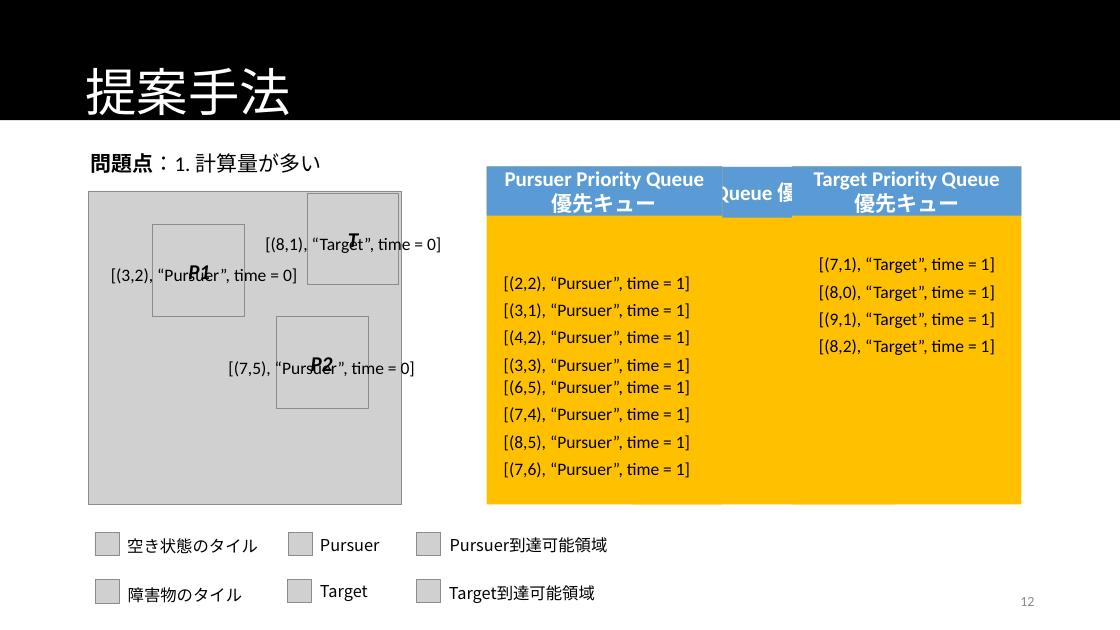
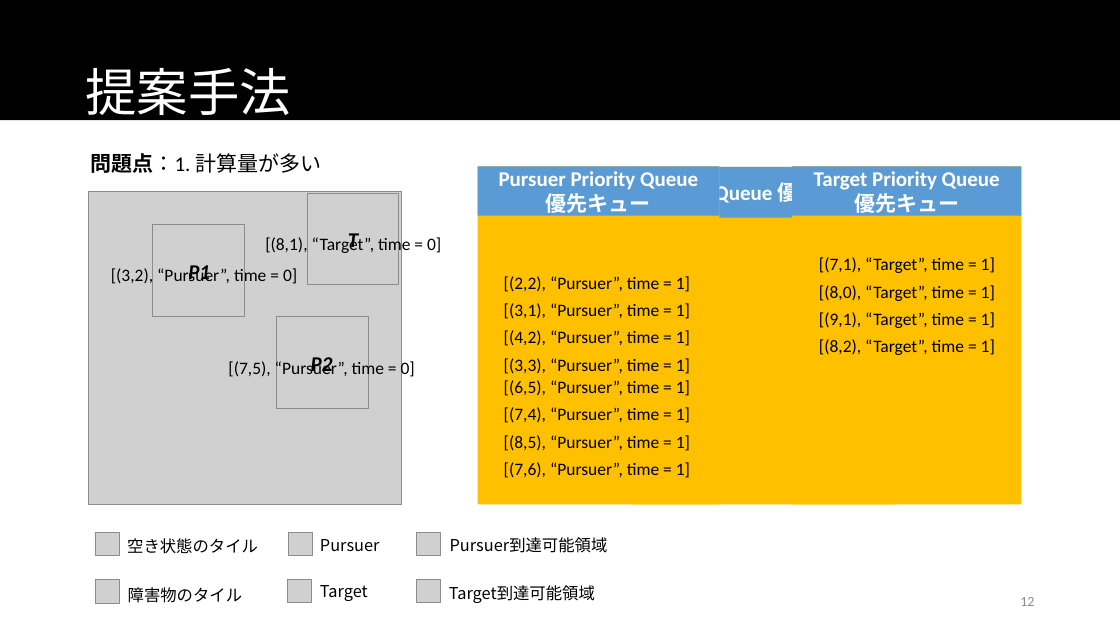
Before and after one commit to namidairo777/xiao_multiagent, a slide deck: slide 12 of documents/情報処理学会TANGXIAO_20170312.pptx. Drawn at 1120x630 pixels with LibreOffice and Linux fonts; fonts in the diff are those of the drawing; grey boxes stand for pictures. Boxes give left, top, right and bottom in pixels: in the first picture for what was removed or moved away, otherwise in the second. Text is boxed around its words. In the diff, an @@ line names an element or a change of style, - is before the commit and + after.

```diff
--- a/documents/情報処理学会TANGXIAO_20170312.pptx
+++ b/documents/情報処理学会TANGXIAO_20170312.pptx
@@ rectangle "Pursuer Priority Queue" resized from (x1=486, y1=166, x2=723, y2=216) to (x1=478, y1=166, x2=720, y2=216) @@
@@ rectangle resized from (x1=486, y1=166, x2=723, y2=504) to (x1=478, y1=166, x2=720, y2=504) @@
@@ text in rectangle at (x1=499, y1=171, x2=698, y2=217): text changed @@
-Pursuer Priority Queue優先キュー
+Pursuer Priority Queue
+優先キュー
```
Also in this commit, not shown: 13 other slides changed, 1 slide added, 13 other files.
